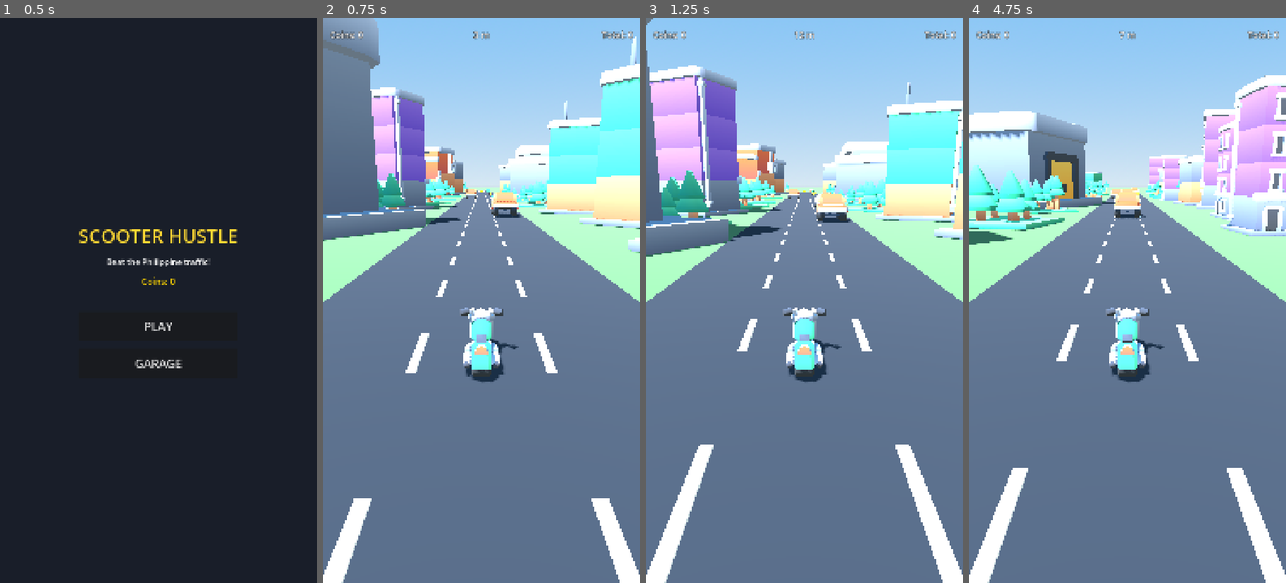
Above: before the commit, frames 1-4 (left to right).
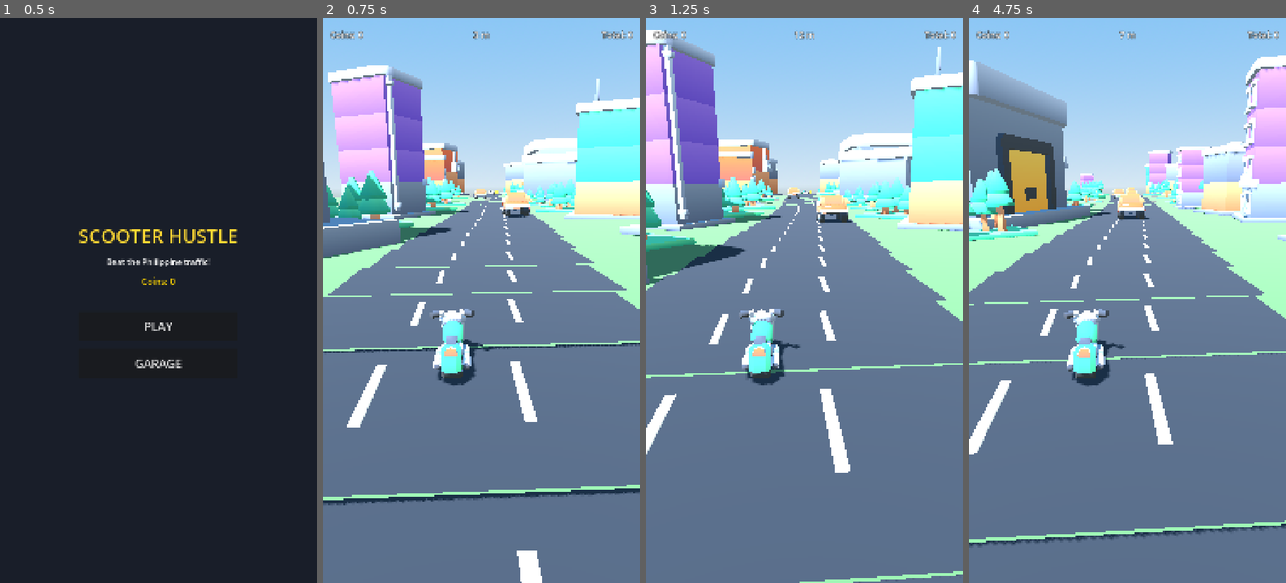
Above: after the commit, the same moments.

Repository: daveph74/ScooterHustle3d
Game: Godot game, scene res://ui/MainMenu.tscn
The game is run twice, just before and just after one commit, with the same random seed, the same clock (stepped at 60 frames per second) and the same inputs.
Inputs (mouse positions are in pixels of both pictures, inside the frame that each line leads up to):
- Up to frame 1 (0.5 s): no input
- Up to frame 2 (0.75 s): click "PLAY" at 0.5 s
- Up to frame 3 (1.25 s): no input
- Up to frame 4 (4.75 s): move the mouse to (1197, 272) at 1.27 s; hold Right (move_right) 1.28-2 s; click (1197, 272) at 1.42 s; drag from (1064, 328) to (1111, 413) at 2.02 s; move the mouse to (1159, 176) at 2.77 s; hold Right (move_right) 2.78-3.5 s; drag from (1111, 413) to (1032, 215) at 3.52 s; click "Retry" at 4.25 s

Frame 1 is identical in both runs. In frame 2, 25% of the frame differs, in the area x 0-100%, y 0-100%; in frame 3, 25%; in frame 4, 26%, in the area x 0-100%, y 6-100%.

Commit message:
Add hills and left/right bends to the road
The logical track stays straight and flat (lanes/collisions unchanged), but
the world is now visually displaced along a smooth path - sideways for bends
and vertically for hills - blending to zero at the player so everything lines
up where it matters.

- Road rebuilt from short overlapping tiles with the grass baked in, so the
  ground rolls together with the road over hills (no floating road)
- Traffic, coins and scenery follow the same path displacement
- Camera yaws into bends and pitches with hills, and banks slightly
- HILL_DIR / BEND_DIR constants flip direction; amplitudes in _path_x/_path_y
  tune how strong the hills and bends are

Co-Authored-By: Claude Opus 4.8 <noreply@anthropic.com>
Claude-Session: https://claude.ai/code/session_01PHLVEVPJpfCS2xU3BfnMgD

Diff:
--- a/scenes/Game.tscn
+++ b/scenes/Game.tscn
@@ -22,13 +22,6 @@
 tonemap_mode = 2
 fog_enabled = false
 
-[sub_resource type="StandardMaterial3D" id="ground_mat"]
-albedo_color = Color(0.32, 0.42, 0.26, 1)
-roughness = 1.0
-
-[sub_resource type="PlaneMesh" id="ground_mesh"]
-size = Vector2(140, 600)
-
 [node name="Game" type="Node3D"]
 script = ExtResource("1")
 
@@ -39,11 +32,6 @@
 
 [node name="WorldEnvironment" type="WorldEnvironment" parent="."]
 environment = SubResource("env")
-
-[node name="Ground" type="MeshInstance3D" parent="."]
-transform = Transform3D(1, 0, 0, 0, 1, 0, 0, 0, 1, 0, -0.05, -180)
-mesh = SubResource("ground_mesh")
-material_override = SubResource("ground_mat")
 
 [node name="Camera3D" type="Camera3D" parent="."]
 transform = Transform3D(1, 0, 0, 0, 1, 0, 0, 0, 1, 0, 3.2, 7)
--- a/scripts/Game.gd
+++ b/scripts/Game.gd
@@ -35,11 +35,21 @@
 const LANES_X := [-2.5, 0.0, 2.5]   # world X of the three lane centres
 
 # --- Road geometry --------------------------------------------------------
-const SEGMENT_LENGTH := 20.0   # length (in metres) of one road tile
-const SEGMENT_COUNT := 12      # how many tiles we keep in the world at once
+# Short overlapping tiles so hills/bends look smooth rather than blocky.
+const SEGMENT_LENGTH := 4.0    # length (in metres) of one road tile
+const SEGMENT_COUNT := 44      # how many tiles we keep in the world at once
 const ROAD_WIDTH := 9.0
-const SPAWN_Z := -160.0        # objects appear this far AHEAD of the player
+const GROUND_WIDTH := 150.0    # wide grass baked into each tile so it rolls too
+const SPAWN_Z := -150.0        # objects appear this far AHEAD of the player
 const DESPAWN_Z := 14.0        # objects past this (behind player) are removed
+
+# --- Curvy world: fake hills (vertical) and bends (sideways) --------------
+# The LOGICAL track stays straight and flat, so lanes and collisions are
+# unaffected. We only DISPLACE the visuals based on how far ahead something is,
+# blending to zero at the player so everything lines up where it matters.
+# Flip these signs if a hill or bend ever goes the "wrong" way.
+const HILL_DIR := 1.0
+const BEND_DIR := 1.0
 
 # --- Speed & difficulty ---------------------------------------------------
 var base_speed := 16.0         # starting scroll speed (set from the scooter)
@@ -73,6 +83,7 @@
 # Materials shared by all road pieces (made once to save memory).
 var _road_material: StandardMaterial3D
 var _dash_material: StandardMaterial3D
+var _ground_material: StandardMaterial3D
 
 # Node references (filled in _ready). @onready waits until children exist.
 @onready var player: Player = $Player
@@ -178,6 +189,10 @@
 	_dash_material.emission_enabled = true
 	_dash_material.emission = Color(0.15, 0.15, 0.15)
 
+	_ground_material = StandardMaterial3D.new()
+	_ground_material.albedo_color = Color(0.32, 0.42, 0.26)  # grass
+	_ground_material.roughness = 1.0
+
 
 ## Create the pool of road tiles once at startup.
 func _build_road() -> void:
@@ -189,34 +204,45 @@
 		_segments.append(segment)
 
 
-## Build one road tile: a flat asphalt plane plus dashed lane markings.
+## Build one road tile: grass + asphalt + a dash on each lane divider.
+## Tiles are made slightly longer than their spacing so they overlap, which
+## hides any little seams once they are tilted along hills.
 func _make_road_segment() -> Node3D:
 	var segment := Node3D.new()
-
+	var overlap := SEGMENT_LENGTH + 0.6
+
+	# Wide grass, baked into the tile so the ground rolls with the hills.
+	var ground := MeshInstance3D.new()
+	var ground_plane := PlaneMesh.new()
+	ground_plane.size = Vector2(GROUND_WIDTH, overlap)
+	ground.mesh = ground_plane
+	ground.material_override = _ground_material
+	ground.position.y = -0.04
+	segment.add_child(ground)
+
+	# Asphalt road on top.
 	var road := MeshInstance3D.new()
 	var plane := PlaneMesh.new()
-	plane.size = Vector2(ROAD_WIDTH, SEGMENT_LENGTH)
+	plane.size = Vector2(ROAD_WIDTH, overlap)
 	road.mesh = plane
 	road.material_override = _road_material
 	segment.add_child(road)
 
-	# Two dashed dividers, one between each pair of lanes.
-	const DASHES_PER_SEGMENT := 4
+	# One dash on each lane divider (length = half the tile = dash + gap).
 	for divider_x in [-LANE_WIDTH * 0.5, LANE_WIDTH * 0.5]:
-		for d in range(DASHES_PER_SEGMENT):
-			var dash := MeshInstance3D.new()
-			var box := BoxMesh.new()
-			box.size = Vector3(0.18, 0.02, 2.0)
-			dash.mesh = box
-			dash.material_override = _dash_material
-			var z_offset := -SEGMENT_LENGTH * 0.5 + (d + 0.5) * (SEGMENT_LENGTH / DASHES_PER_SEGMENT)
-			dash.position = Vector3(divider_x, 0.02, z_offset)
-			segment.add_child(dash)
+		var dash := MeshInstance3D.new()
+		var box := BoxMesh.new()
+		box.size = Vector3(0.18, 0.02, SEGMENT_LENGTH * 0.5)
+		dash.mesh = box
+		dash.material_override = _dash_material
+		dash.position = Vector3(divider_x, 0.02, 0.0)
+		segment.add_child(dash)
 
 	return segment
 
 
-## Slide every road tile toward the player; recycle any that fall behind.
+## Slide every road tile toward the player; recycle any that fall behind, and
+## displace each tile along the hill/bend path.
 func _scroll_road(amount: float) -> void:
 	var total_length := SEGMENT_COUNT * SEGMENT_LENGTH
 	for segment in _segments:
@@ -224,6 +250,35 @@
 		if segment.position.z > DESPAWN_Z + SEGMENT_LENGTH:
 			# Jump it back to the far end to make the road feel endless.
 			segment.position.z -= total_length
+		var off := _path_offset(segment.position.z)
+		segment.position.x = off.x
+		segment.position.y = off.y
+
+
+# ==========================================================================
+#  CURVY WORLD (fake hills & bends)
+# ==========================================================================
+
+# Sideways displacement of the track at world position w (gentle, long bends).
+func _path_x(w: float) -> float:
+	return (sin(w * 0.0065) * 7.0 + sin(w * 0.017) * 2.5) * BEND_DIR
+
+# Vertical displacement of the track at world position w (small rolling hills).
+func _path_y(w: float) -> float:
+	return (sin(w * 0.020) * 1.4 + cos(w * 0.045) * 0.7) * HILL_DIR
+
+## How far to displace an object that is currently at local z (z < 0 = ahead).
+## We subtract the value at the player so the offset is zero right at z = 0.
+func _path_offset(z: float) -> Vector2:
+	var w := distance - z
+	return Vector2(_path_x(w) - _path_x(distance), _path_y(w) - _path_y(distance))
+
+## Apply the hill/bend displacement to a scrolling object, on top of the base
+## X/Y it was spawned with (stored in "bx"/"by").
+func _apply_path(node: Node3D) -> void:
+	var off := _path_offset(node.position.z)
+	node.position.x = node.get_meta("bx", 0.0) + off.x
+	node.position.y = node.get_meta("by", 0.0) + off.y
 
 
 # ==========================================================================
@@ -244,6 +299,8 @@
 	traffic_container.add_child(vehicle)
 	vehicle.setup(types[randi() % types.size()])
 	vehicle.position = Vector3(LANES_X[lane], 0.0, z)
+	vehicle.set_meta("bx", LANES_X[lane])
+	vehicle.set_meta("by", 0.0)
 	vehicle.drive_speed = randf_range(0.35, 0.7) * base_speed
 
 	# Later in the run, sometimes add a second vehicle in a DIFFERENT lane.
@@ -254,6 +311,8 @@
 		traffic_container.add_child(vehicle2)
 		vehicle2.setup(types[randi() % types.size()])
 		vehicle2.position = Vector3(LANES_X[lane2], 0.0, z - randf_range(4.0, 12.0))
+		vehicle2.set_meta("bx", LANES_X[lane2])
+		vehicle2.set_meta("by", 0.0)
 		vehicle2.drive_speed = randf_range(0.35, 0.7) * base_speed
 
 
@@ -272,6 +331,7 @@
 		# driving forward at its own speed, so it closes on the player at the
 		# difference. Since the player is faster, we always overtake it.
 		vehicle.position.z += (speed - vehicle.drive_speed) * delta
+		_apply_path(vehicle)
 		_check_near_miss(vehicle)
 		if vehicle.position.z > DESPAWN_Z:
 			vehicle.queue_free()
@@ -302,11 +362,14 @@
 		var coin := COIN_SCENE.instantiate()
 		coin_container.add_child(coin)
 		coin.position = Vector3(LANES_X[lane], 0.7, SPAWN_Z - i * 2.2)
+		coin.set_meta("bx", LANES_X[lane])
+		coin.set_meta("by", 0.7)
 
 
 func _scroll_coins(amount: float) -> void:
 	for coin in coin_container.get_children():
 		coin.position.z += amount
+		_apply_path(coin)
 		if coin.position.z > DESPAWN_Z:
 			coin.queue_free()
 
@@ -348,11 +411,14 @@
 	var road_edge := ROAD_WIDTH * 0.5
 	var radius := ModelUtil.footprint_radius(holder)
 	holder.position = Vector3(side * (road_edge + gap + radius), 0.0, z)
+	holder.set_meta("bx", holder.position.x)
+	holder.set_meta("by", 0.0)
 
 
 func _scroll_scenery(amount: float) -> void:
 	for prop in scenery_container.get_children():
 		prop.position.z += amount
+		_apply_path(prop)
 		if prop.position.z > DESPAWN_Z + 6.0:
 			prop.queue_free()
 
@@ -362,13 +428,25 @@
 # ==========================================================================
 
 func _update_camera(delta: float) -> void:
-	# Follow the player's lane a little (not all the way) for a subtle drift.
-	var target_x := player.position.x * 0.55
 	var follow: float = clamp(6.0 * delta, 0.0, 1.0)
+
+	# Where does the road go a little way ahead? Aim the camera there so bends
+	# and hills feel like we are driving into them.
+	var look := 22.0
+	var ahead := _path_offset(-look)
+
+	# Follow the player's lane a little, and drift toward the bend.
+	var target_x := player.position.x * 0.55 + ahead.x * 0.25
 	camera.position.x = lerp(camera.position.x, target_x, follow)
 
-	# Tilt the camera slightly into lane changes.
-	var target_roll := -player.position.x * 0.02
+	# Yaw toward the bend, pitch with the hill (on top of the base downward tilt).
+	var target_yaw := atan2(-ahead.x, look) * 0.6
+	camera.rotation.y = lerp(camera.rotation.y, target_yaw, follow)
+	var target_pitch := deg_to_rad(-16.0) + atan2(ahead.y, look) * 0.5
+	camera.rotation.x = lerp(camera.rotation.x, target_pitch, follow)
+
+	# Bank into lane changes and bends.
+	var target_roll := -player.position.x * 0.02 - ahead.x * 0.01
 	camera.rotation.z = lerp(camera.rotation.z, target_roll, follow)
 
 	# Widen the field of view as we speed up = sense of speed.
Not shown: 1 places in scenes/Game.tscn that only renumber resources
